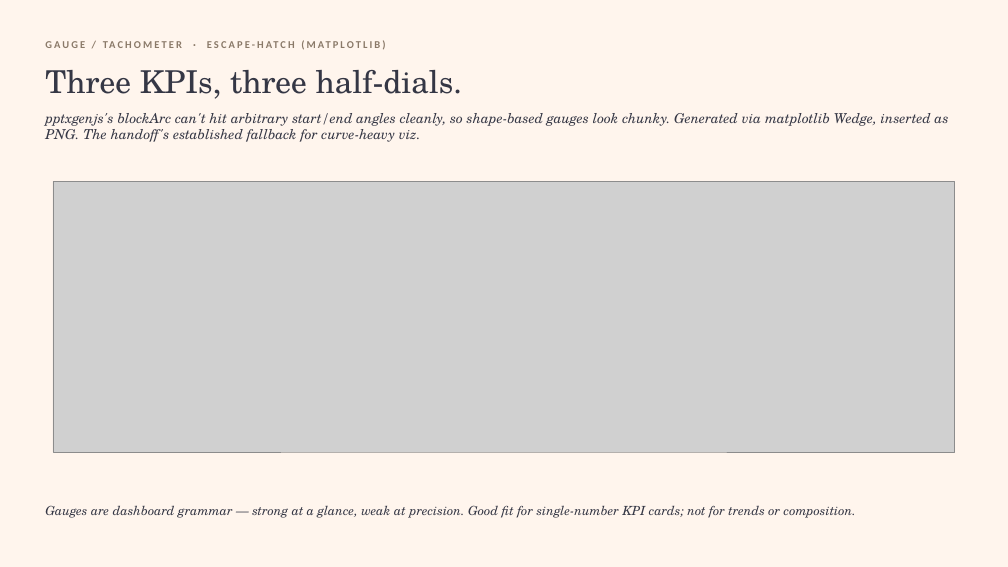
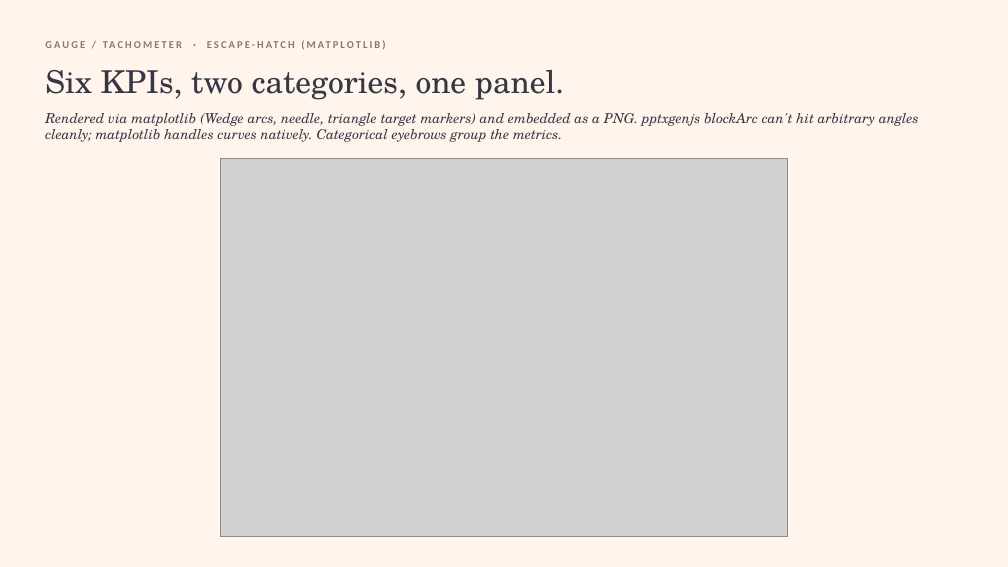
Before and after one commit to nsaperia/claude-pptx-plot, a slide deck: slide 20 of output/audit_deck.pptx. Drawn at 1008x567 pixels with LibreOffice and Linux fonts; fonts in the diff are those of the drawing; grey boxes stand for pictures. Boxes give left, top, right and bottom in pixels: in the first picture for what was removed or moved away, otherwise in the second. Text is boxed around its words. In the diff, an @@ line names an element or a change of style, - is before the commit and + after.

```diff
--- a/output/audit_deck.pptx
+++ b/output/audit_deck.pptx
@@ text at (45, 70, 564, 100): text changed @@
-Three KPIs, three half-dials.
+Six KPIs, two categories, one panel.
@@ text at (45, 113, 919, 142): text changed @@
-pptxgenjs's blockArc can't hit arbitrary start/end angles cleanly, so shape-based gauges look chunky. Generated via matplotlib Wedge, inserted as PNG. The handoff's established fallback for curve-heavy viz.
+Rendered via matplotlib (Wedge arcs, needle, triangle target markers) and embedded as a PNG. pptxgenjs blockArc can't hit arbitrary angles cleanly; matplotlib handles curves natively. Categorical eyebrows group the metrics.
@@ picture: place and size @@
-picture at (53, 181, 955, 452)
+picture at (221, 159, 788, 537)
@@ text removed at (45, 505, 856, 518) @@
-Gauges are dashboard grammar — strong at a glance, weak at precision. Good fit for single-number KPI cards; not for trends or composition.
```
Also in this commit, not shown: 3 other files.
